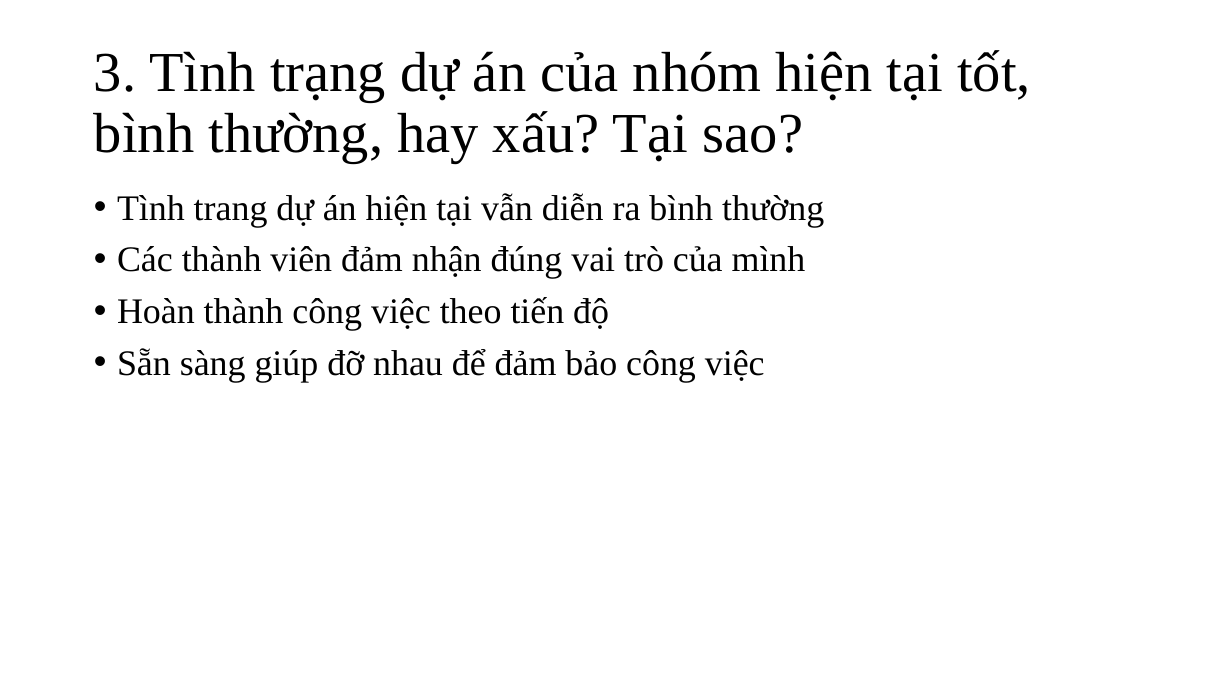
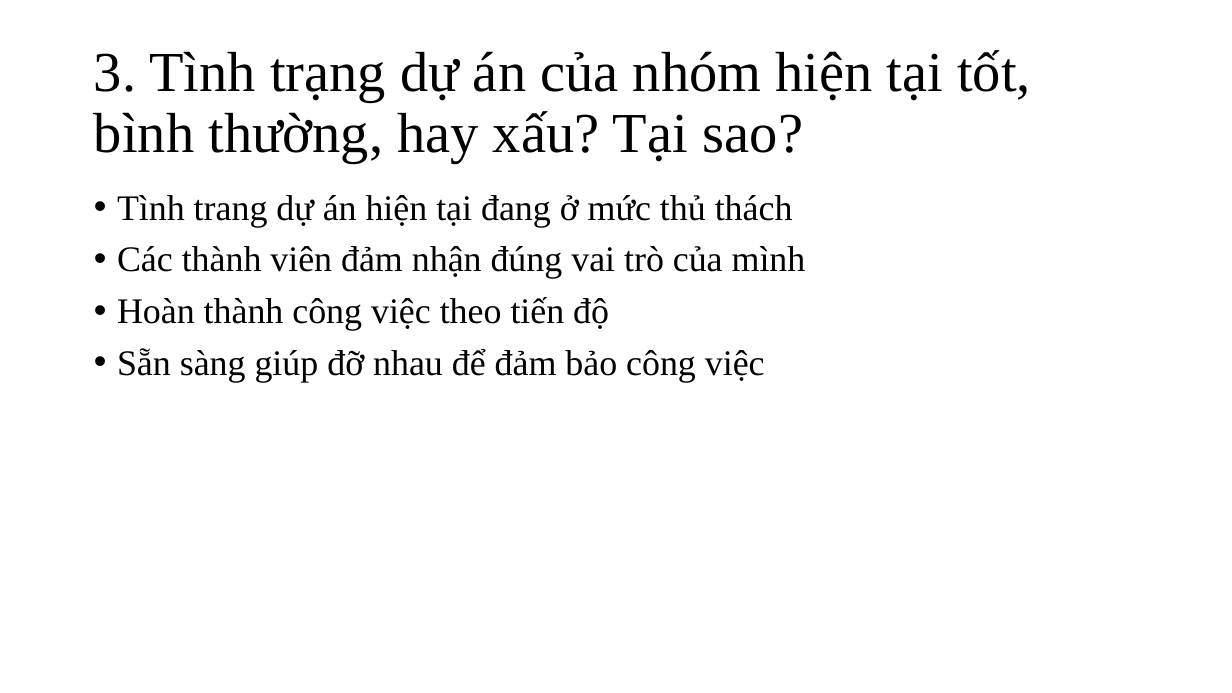
Before and after one commit to huynhquangminh/18HCB_QuanLyQuyTrinhPhanMem, a slide deck: slide 7 of Documents/Tuan5/Nhom_3_Tuan_5.pptx. Drawn at 1232x693 pixels with LibreOffice and Linux fonts; fonts in the diff are those of the drawing. Boxes give left, top, right and bottom in pixels: in the first picture for what was removed or moved away, otherwise in the second. Text is boxed around its words. In the diff, an @@ line names an element or a change of style, - is before the commit and + after.

```diff
--- a/Documents/Tuan5/Nhom_3_Tuan_5.pptx
+++ b/Documents/Tuan5/Nhom_3_Tuan_5.pptx
@@ text at <box>117,195,793,227</box>: text changed @@
-• Tình trang dự án hiện tại vẫn diễn ra bình thường
+• Tình trang dự án hiện tại đang ở mức thủ thách
```
Also in this commit, not shown: 6 other slides changed, 2 slides added, 1 slide removed, 5 other files.
